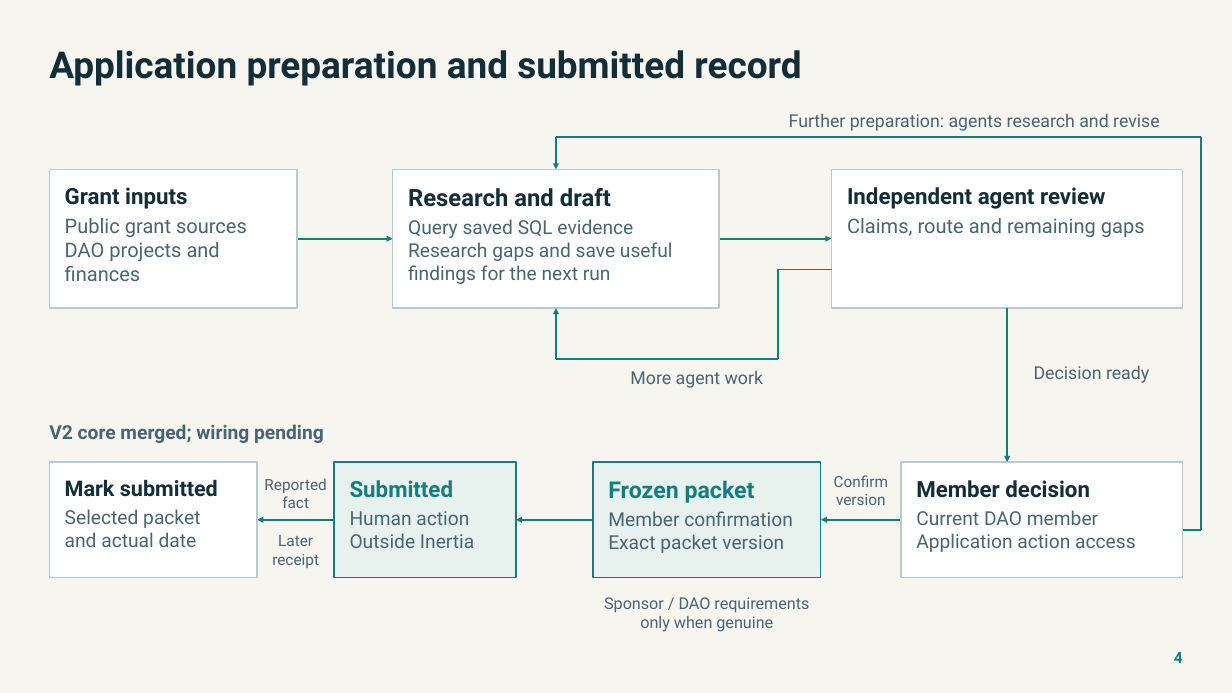
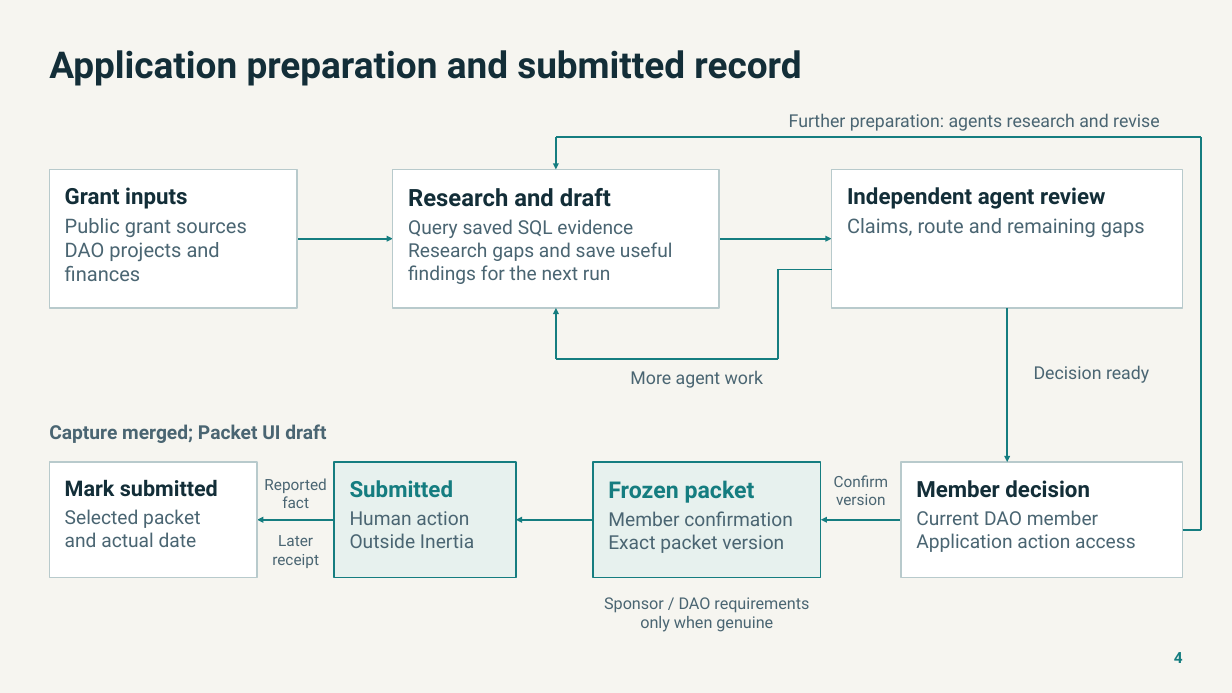
Before and after one commit to NetRxn/Inertia, a slide deck: slide 4 of Inertia-Architecture.pptx. Drawn at 1232x693 pixels with LibreOffice and Linux fonts; fonts in the diff are those of the drawing. Boxes give left, top, right and bottom in pixels: in the first picture for what was removed or moved away, otherwise in the second. Text is boxed around its words. In the diff, an @@ line names an element or a change of style, - is before the commit and + after.

```diff
--- a/Inertia-Architecture.pptx
+++ b/Inertia-Architecture.pptx
@@ text at bbox=[49, 424, 326, 443]: text changed @@
-V2 core merged; wiring pending
+Capture merged; Packet UI draft
```
Also in this commit, not shown: 5 other slides changed, 22 other files.
